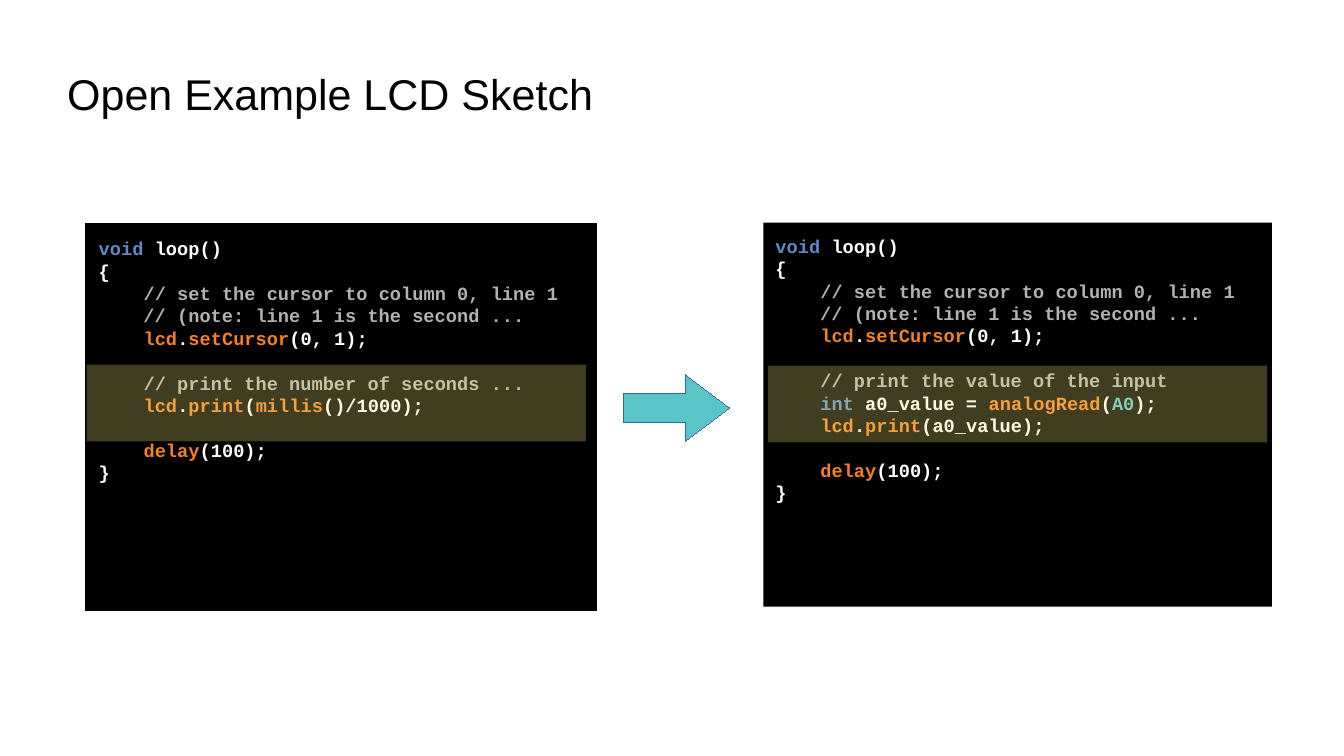
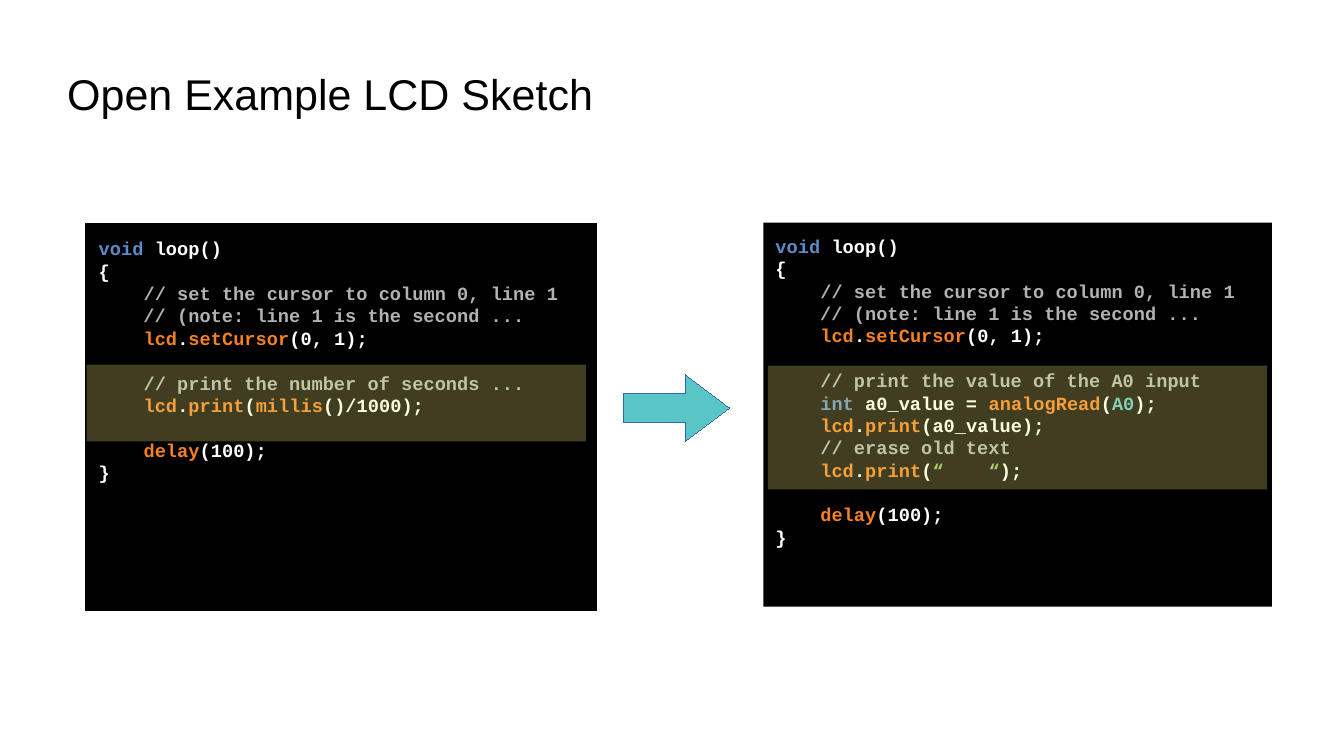
Before and after one commit to bradakelly/AdvancedArduinoWorkshop, a slide deck: slide 6 of CourseSlideshow.odp. Drawn at 1344x756 pixels with LibreOffice and Linux fonts; fonts in the diff are those of the drawing; background and template pictures are left out. Boxes give left, top, right and bottom in pixels: in the first picture for what was removed or moved away, otherwise in the second. Text is boxed around its words. In the diff, an @@ line names an element or a change of style, - is before the commit and + after.

```diff
--- a/CourseSlideshow.odp
+++ b/CourseSlideshow.odp
@@ rectangle: place and size @@
-rectangle at (768, 366, 1267, 443)
+rectangle at (768, 366, 1267, 490)
@@ text in rectangle at (854, 374, 1201, 391): text changed @@
-// print the value of the input
+// print the value of the A0 input
@@ text in rectangle at (820, 419, 1044, 481): text changed; text colour #FFFFFF to #F58220 @@
-lcd.print(a0_value);
+lcd.print(a0_value);
+// erase old text
+lcd.print(“ “);
```
Also in this commit, not shown: 1 slide added.
